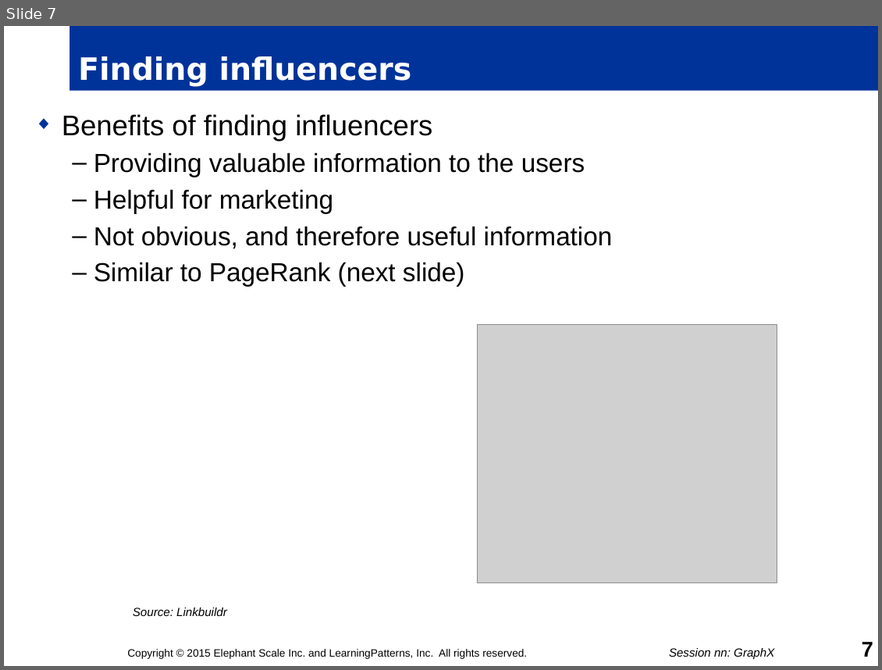
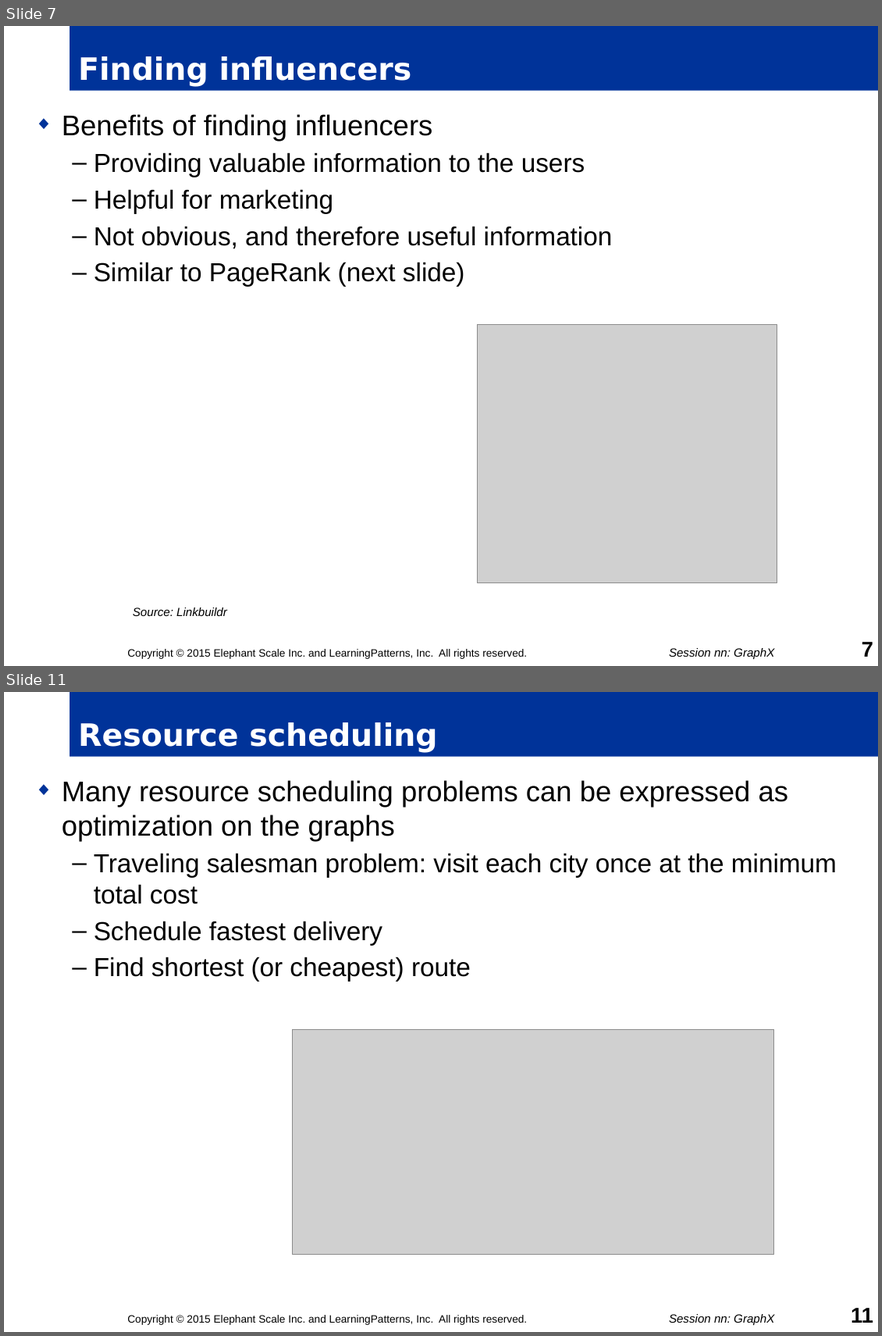
Before and after one commit to mattvinks/spark-labs, a slide deck: slides/nn_GraphX.pptm. Shown one above the other, each under a label of ours: slide 7 before the commit, slides 7 and 11 after it; the slides between them are not shown. The pictures are 882x670 and 882x1336 pixels, drawn with LibreOffice and Linux fonts; fonts in the diff are those of the drawing; grey boxes stand for pictures; background and template pictures are left out. Boxes give left, top, right and bottom in pixels: in the first picture for what was removed or moved away, otherwise in the second. Text is boxed around its words. In the diff, an @@ line names an element or a change of style, - is before the commit and + after.

```diff
--- a/slides/nn_GraphX.pptm
+++ b/slides/nn_GraphX.pptm
@@ slide 11 added at (x1=4, y1=692, x2=878, y2=1332), background #FFFFFF @@
@@ title added at (x1=70, y1=692, x2=878, y2=757), fill #003399, 26 pt, text #FFFFFF, bold @@
+Resource scheduling
@@ text added at (x1=62, y1=780, x2=836, y2=981), 22 pt, text #000000 @@
+◆ Many resource scheduling problems can be expressed as optimization on the graphs
+  – Traveling salesman problem: visit each city once at the minimum total cost
+  – Schedule fastest delivery
+  – Find shortest (or cheapest) route
@@ picture added at (x1=293, y1=1029, x2=775, y2=1254) @@
@@ text added at (x1=127, y1=1314, x2=527, y2=1325), 9 pt, text #000000 @@
+Copyright © 2015 Elephant Scale Inc. and LearningPatterns, Inc. All rights reserved.
@@ text added at (x1=669, y1=1314, x2=774, y2=1325), 10 pt, text #000000, italic @@
+Session nn: GraphX
@@ page number added at (x1=850, y1=1307, x2=873, y2=1322), 18 pt, text #000000, bold @@
+11
```
Also in this commit, not shown: 3 slides changed, 8 other slides added, 1 slide removed.
